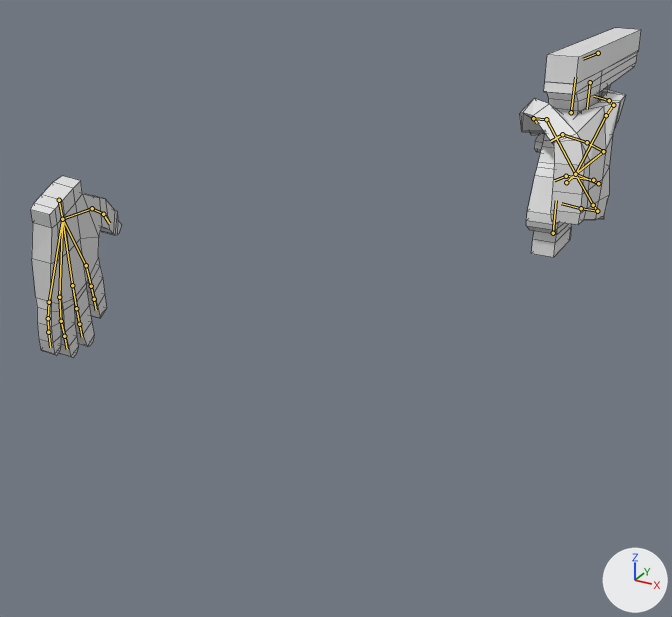
The Blender file Hand.blend as it was, and as the next commit left it.
The view is the same before and after, from a camera (50 mm lens) standing at (6.24, -4.4, 2.06) and looking at (-0.46, 7.79, -4.04). Every picture has the same lights, and +X, +Y and +Z are marked at lower right. Both versions are drawn at frame 1 of the action 'Reload'; the numbers are the values there. The bones that bend it are drawn over the model as lines. Mesh edges are drawn as thin lines.

In view in the first picture: 'Gun', 'Hands'.
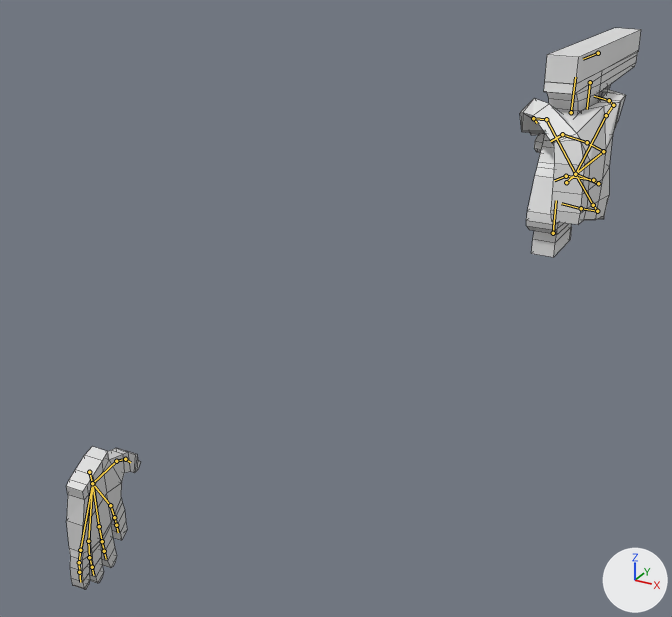
The change, as JSON lines over the scene's bpy script:
```json
{"block": "bone_root_l", "where": "bone_root_l = bpy.data.objects['Armature'].pose.bones['Root.L']"}
{"op": "set", "path": "bone_root_l.location", "old": "(-1.12, -0.93, -5.16)", "new": "(-1.31, -5.91, -5.42)"}
```

Location of each change, [x1, y1, x2, y2] in pixels of the pictures (672 x 617 px):
```json
{"object": "Hands", "change": "posed", "before": [31, 89, 625, 358], "after": [66, 89, 625, 589], "on screen": "86% taller"}
{"bone": "Root.L", "before": "(59, 200) to (62, 219)", "after": "(89, 472) to (92, 483)"}
```
